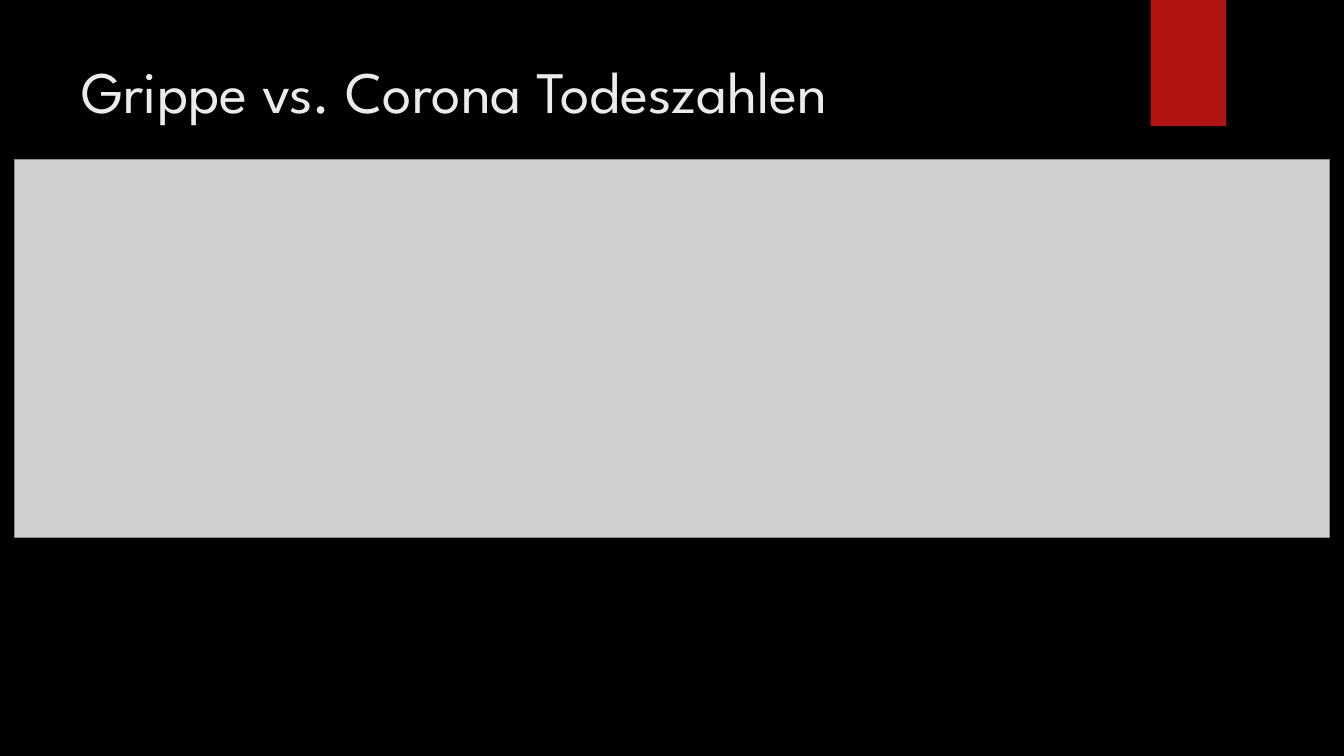
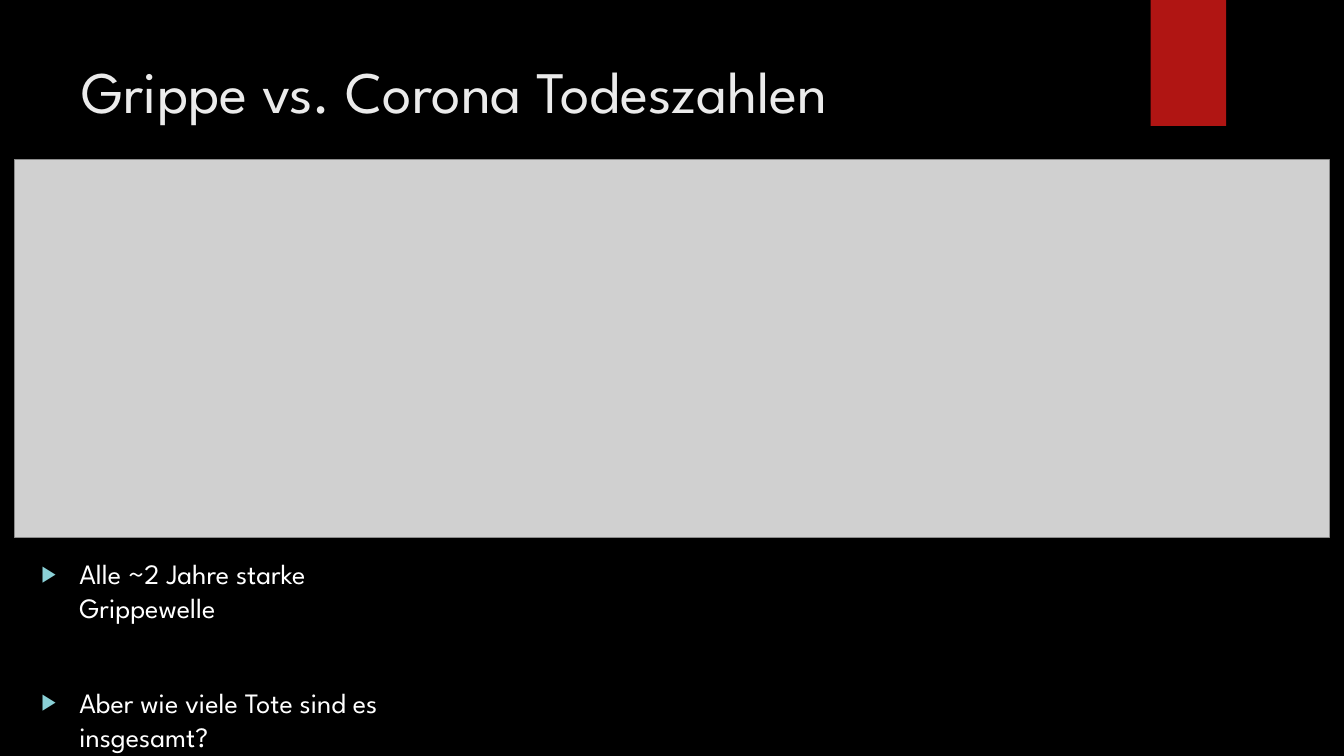
Before and after one commit to Flatric/PMDS, a slide deck: slide 12 of Präsi/Zwischenstand SW6.pptx. Drawn at 1344x756 pixels with LibreOffice and Linux fonts; fonts in the diff are those of the drawing; grey boxes stand for pictures; background and template pictures are left out. Boxes give left, top, right and bottom in pixels: in the first picture for what was removed or moved away, otherwise in the second. Text is boxed around its words. In the diff, an @@ line names an element or a change of style, - is before the commit and + after.

```diff
--- a/Präsi/Zwischenstand SW6.pptx
+++ b/Präsi/Zwischenstand SW6.pptx
@@ text added at bbox=[79, 564, 377, 753], 20 pt, text #FFFFFF @@
+▶ Alle ~2 Jahre starke Grippewelle
+▶ Aber wie viele Tote sind es insgesamt?
```
Also in this commit, not shown: 4 other slides changed.
